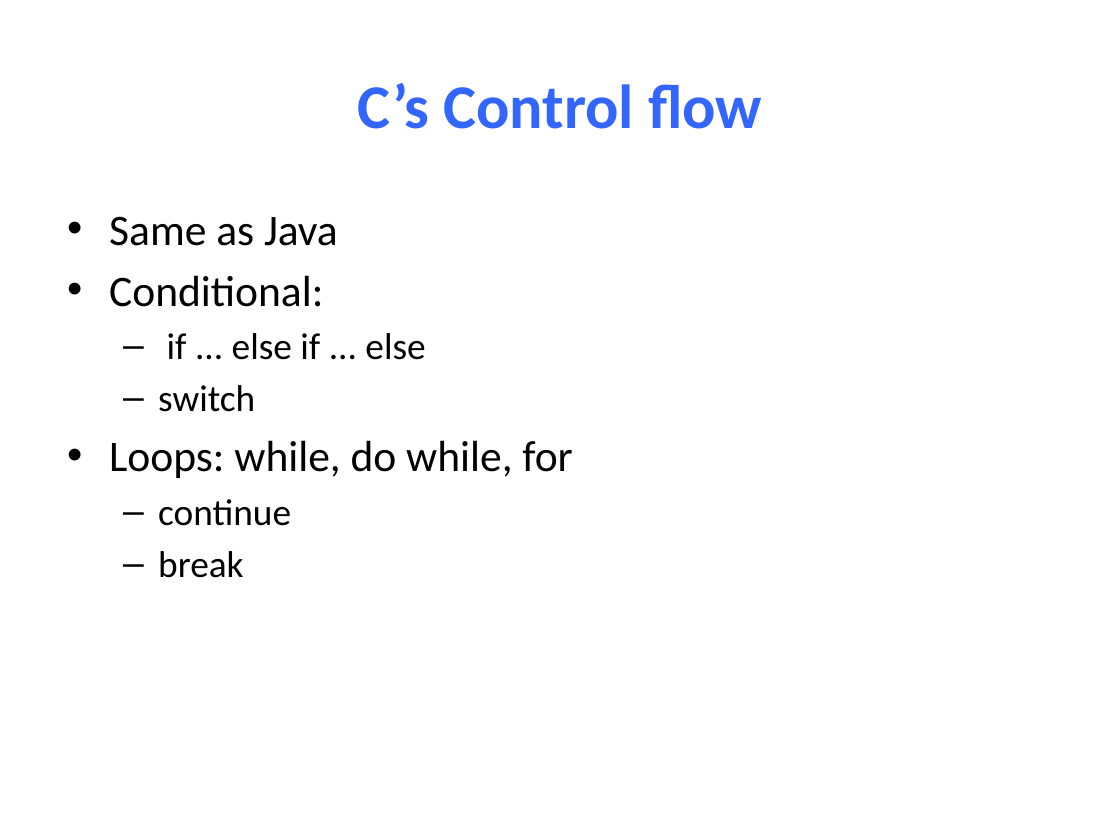
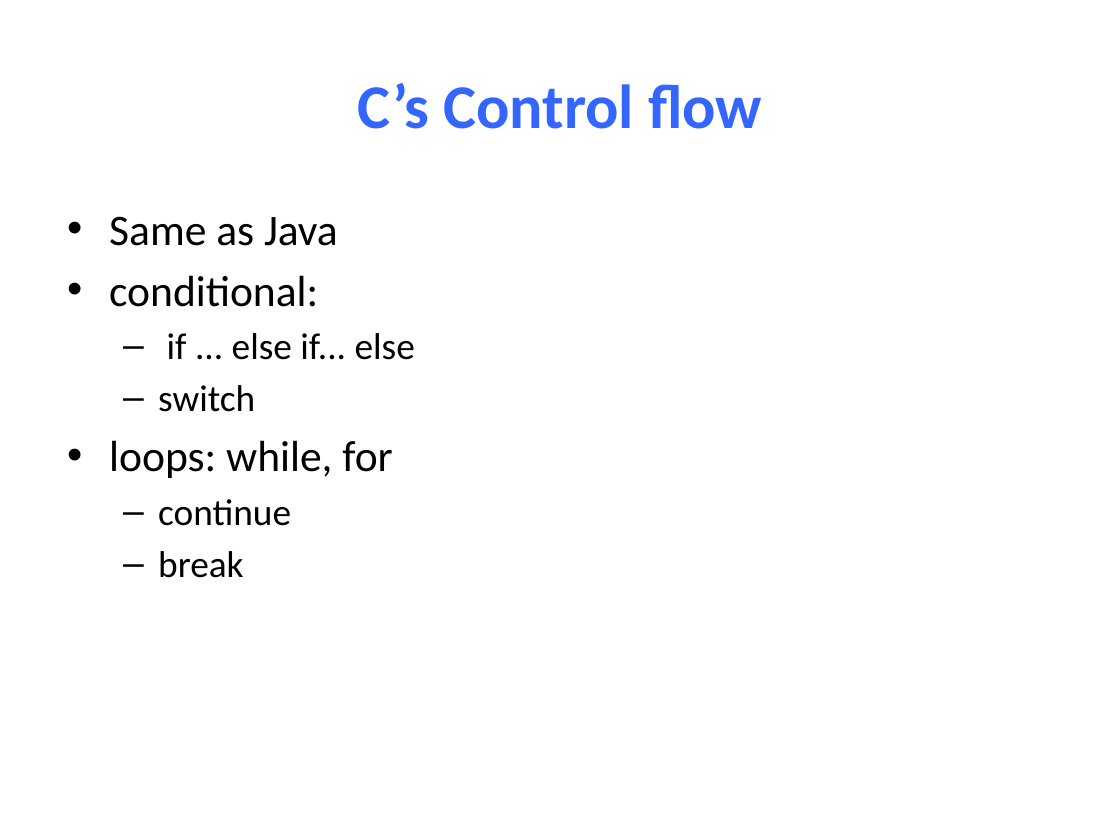
Before and after one commit to NYU-CSO/nyu-cso.github.io, a slide deck: slide 30 of notes/04-C_Basics.pptx (slide 27 before the commit). Drawn at 1120x840 pixels with LibreOffice and Linux fonts; fonts in the diff are those of the drawing. Boxes give left, top, right and bottom in pixels: in the first picture for what was removed or moved away, otherwise in the second. Text is boxed around its words. In the diff, an @@ line names an element or a change of style, - is before the commit and + after.

```diff
--- a/notes/04-C_Basics.pptx
+++ b/notes/04-C_Basics.pptx
@@ text at <box>109,275,415,360</box>: text changed @@
-• Conditional:
-  – if ... else if ... else
+• conditional:
+  – if ... else if... else
@@ text at <box>109,440,392,478</box>: text changed @@
-• Loops: while, do while, for
+• loops: while, for
```
Also in this commit, not shown: 16 other slides changed, 1 slide added, 8 slides removed, 1 other file.
